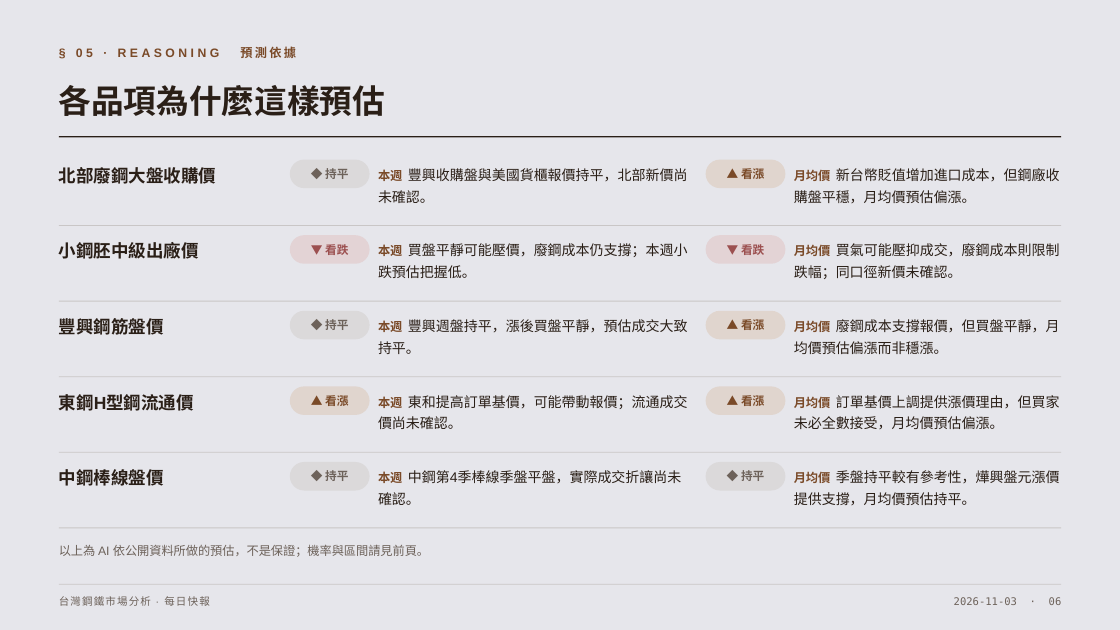
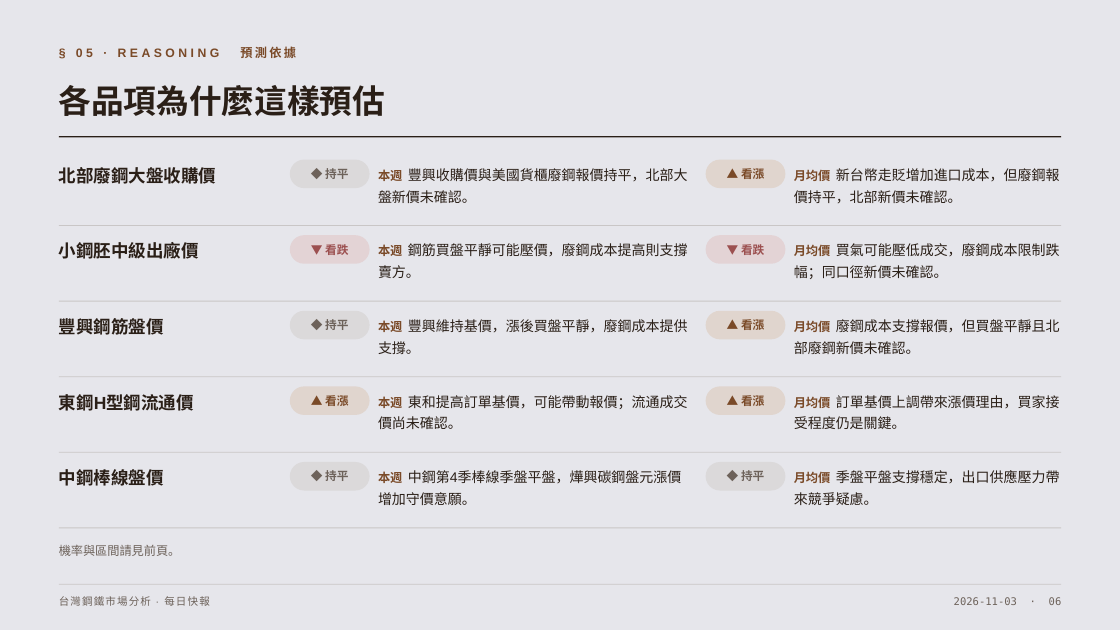
Before and after one commit to lijingchiu/SteelWeb, a slide deck: slide 6 of reports/steel-daily-2026-11-03.pptx. Drawn at 1120x630 pixels with LibreOffice and Linux fonts; fonts in the diff are those of the drawing. Boxes give left, top, right and bottom in pixels: in the first picture for what was removed or moved away, otherwise in the second. Text is boxed around its words. In the diff, an @@ line names an element or a change of style, - is before the commit and + after.

```diff
--- a/reports/steel-daily-2026-11-03.pptx
+++ b/reports/steel-daily-2026-11-03.pptx
@@ text at (378,168,688,203): text changed @@
-本週 豐興收購盤與美國貨櫃報價持平，北部新價尚未確認。
+本週 豐興收購價與美國貨櫃廢鋼報價持平，北部大盤新價未確認。
@@ text at (794,168,1060,505): text changed @@
-月均價 新台幣貶值增加進口成本，但鋼廠收購盤平穩，月均價預估偏漲。
+月均價 新台幣走貶增加進口成本，但廢鋼報價持平，北部新價未確認。
@@ text at (378,243,688,278): text changed @@
-本週 買盤平靜可能壓價，廢鋼成本仍支撐；本週小跌預估把握低。
+本週 鋼筋買盤平靜可能壓價，廢鋼成本提高則支撐賣方。
@@ text at (794,243,1060,279): text changed @@
-月均價 買氣可能壓抑成交，廢鋼成本則限制跌幅；同口徑新價未確認。
+月均價 買氣可能壓低成交，廢鋼成本限制跌幅；同口徑新價未確認。
@@ text at (378,319,688,354): text changed @@
-本週 豐興週盤持平，漲後買盤平靜，預估成交大致持平。
+本週 豐興維持基價，漲後買盤平靜，廢鋼成本提供支撐。
@@ text at (794,319,1060,354): text changed @@
-月均價 廢鋼成本支撐報價，但買盤平靜，月均價預估偏漲而非穩漲。
+月均價 廢鋼成本支撐報價，但買盤平靜且北部廢鋼新價未確認。
@@ text at (794,395,1060,429): text changed @@
-月均價 訂單基價上調提供漲價理由，但買家未必全數接受，月均價預估偏漲。
+月均價 訂單基價上調帶來漲價理由，買家接受程度仍是關鍵。
@@ text at (378,470,682,483): text changed @@
-本週 中鋼第4季棒線季盤平盤，實際成交折讓尚未確認。
+本週 中鋼第4季棒線季盤平盤，燁興碳鋼盤元漲價增加守價意願。
@@ text at (794,470,1060,505): text changed @@
-月均價 季盤持平較有參考性，燁興盤元漲價提供支撐，月均價預估持平。
+月均價 季盤平盤支撐穩定，出口供應壓力帶來競爭疑慮。
@@ text at (59,545,181,556): text changed @@
-以上為 AI 依公開資料所做的預估，不是保證；機率與區間請見前頁。
+機率與區間請見前頁。
```
Also in this commit, not shown: 10 other slides changed, 1 other file.
